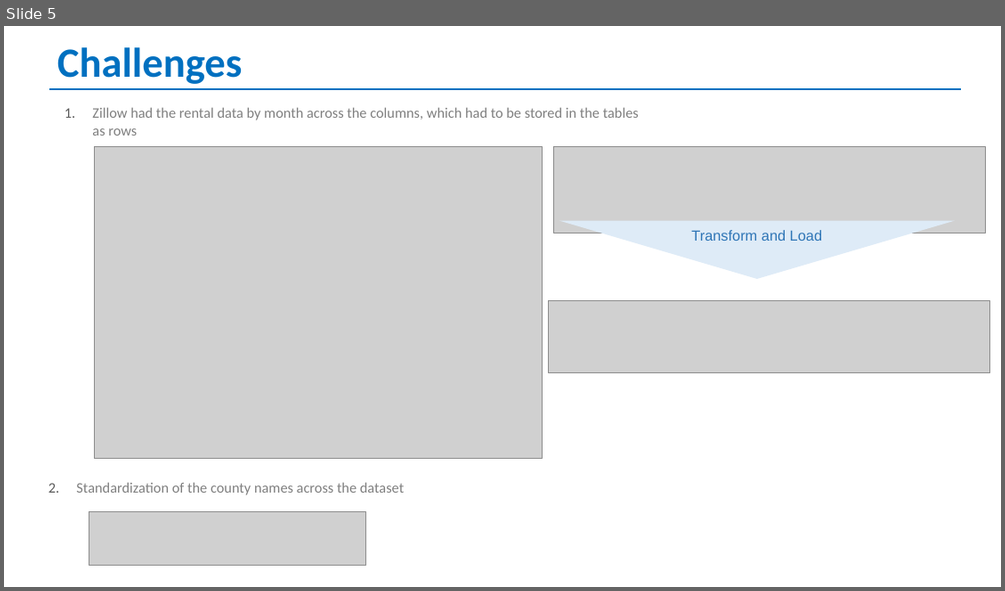
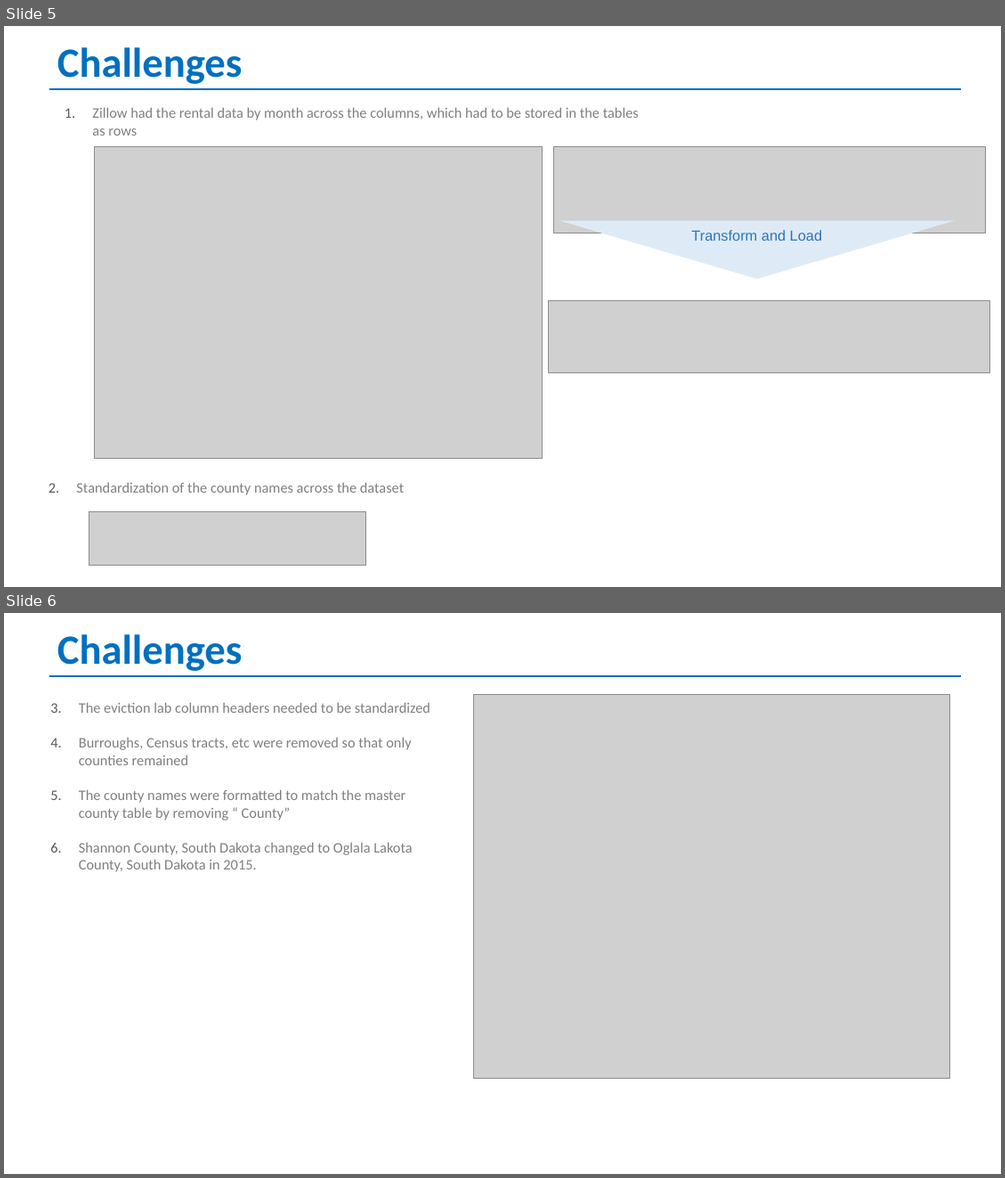
Before and after one commit to randallwvr90/Rent-and-Income-DB, a slide deck: ETL_Group2.pptx. Shown one above the other, each under a label of ours: slide 5 before the commit, slides 5 and 6 after it. The pictures are 1005x591 and 1005x1178 pixels, drawn with LibreOffice and Linux fonts; fonts in the diff are those of the drawing; grey boxes stand for pictures. Boxes give left, top, right and bottom in pixels: in the first picture for what was removed or moved away, otherwise in the second. Text is boxed around its words. In the diff, an @@ line names an element or a change of style, - is before the commit and + after.

```diff
--- a/ETL_Group2.pptx
+++ b/ETL_Group2.pptx
@@ slide 6 added at [4,613,1001,1174], background #FFFFFF @@
@@ text added at [57,634,243,671], 40 pt, text #0070C0, bold @@
+Challenges
@@ line added from (49, 676) to (961, 676), #0070C0 2.25 pt @@
@@ text added at [79,702,430,872], 14 pt, text #7F7F7F @@
+3. The eviction lab column headers needed to be standardized
+4. Burroughs, Census tracts, etc were removed so that only counties remained
+5. The county names were formatted to match the master county table by removing “ County”
+6. Shannon County, South Dakota changed to Oglala Lakota County, South Dakota in 2015.
@@ picture added at [474,695,950,1078] @@
```
Also in this commit, not shown: 4 slides changed, 1 other slide added.
